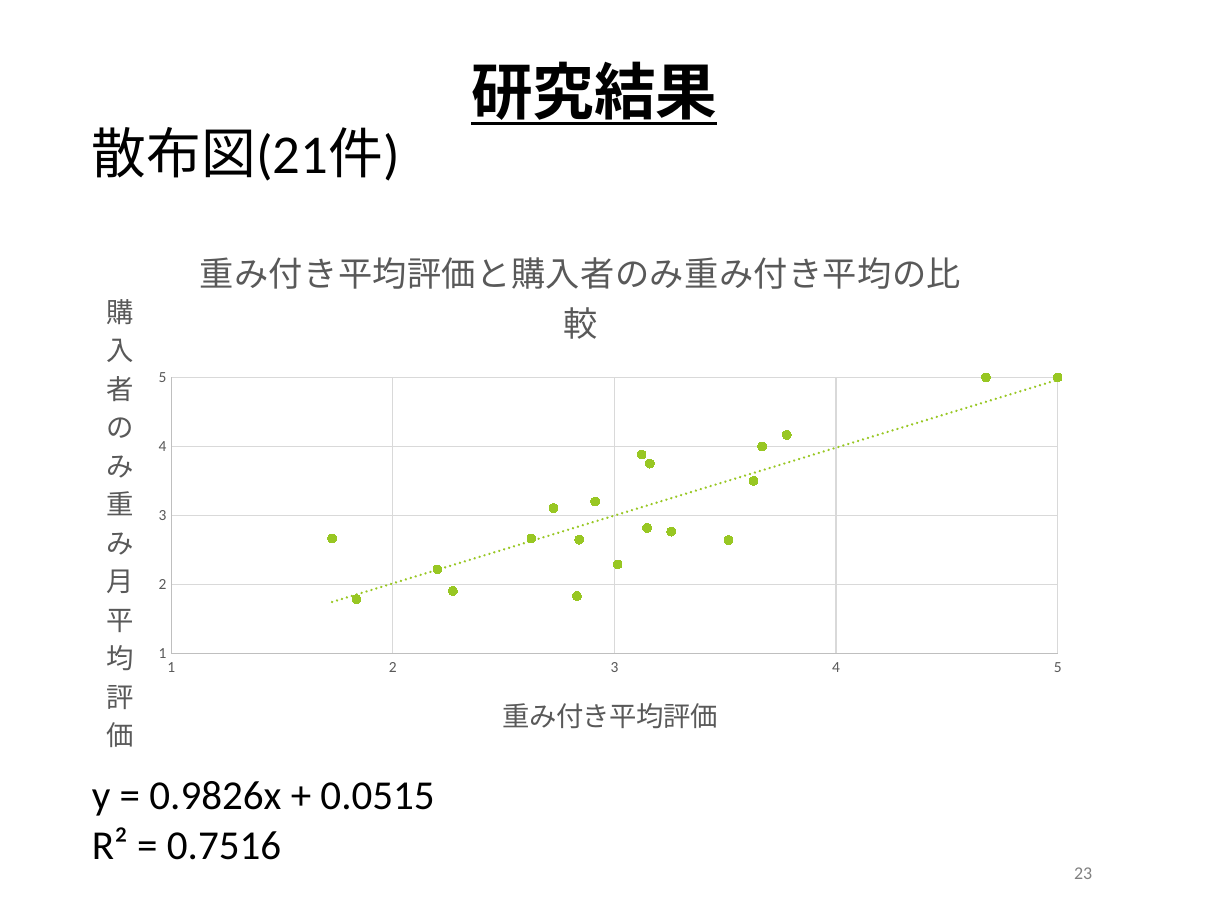
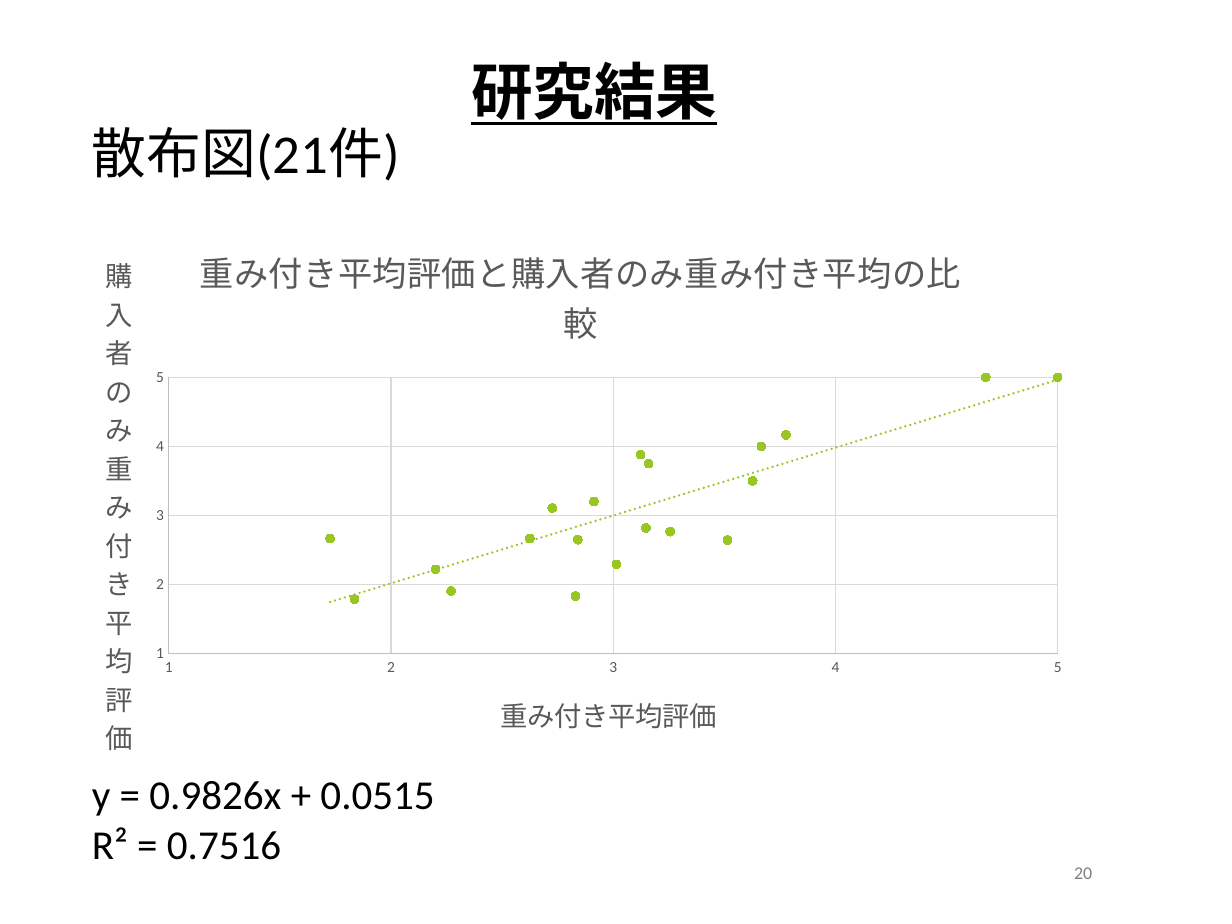
Before and after one commit to keimatsui/kadai, a slide deck: slide 20 of 卒業論文/2014/齋藤勇也/最終発表/卒業論文発表資料.pptx (slide 23 before the commit). Drawn at 1232x924 pixels with LibreOffice and Linux fonts; fonts in the diff are those of the drawing; background and template pictures are left out. Boxes give left, top, right and bottom in pixels: in the first picture for what was removed or moved away, otherwise in the second. Text is boxed around its words. In the diff, an @@ line names an element or a change of style, - is before the commit and + after.

```diff
--- a/卒業論文/2014/齋藤勇也/最終発表/卒業論文発表資料.pptx
+++ b/卒業論文/2014/齋藤勇也/最終発表/卒業論文発表資料.pptx
@@ scatter chart at bbox=[80, 219, 1082, 763] @@
@@ value axis title "購入者のみ重み月平均評価 " to "購入者のみ重み付き平均評価 " @@
@@ page number at bbox=[1074, 867, 1092, 879]: text changed @@
-23
+20
```
Also in this commit, not shown: 5 other slides changed, 1 slide added, 3 slides removed.
